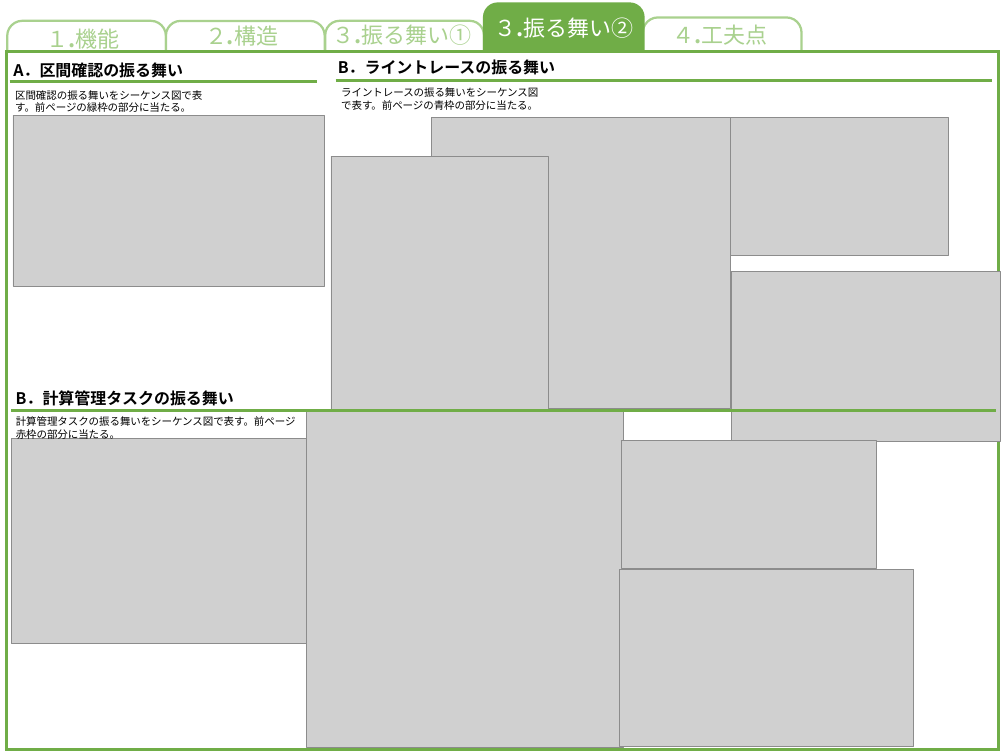
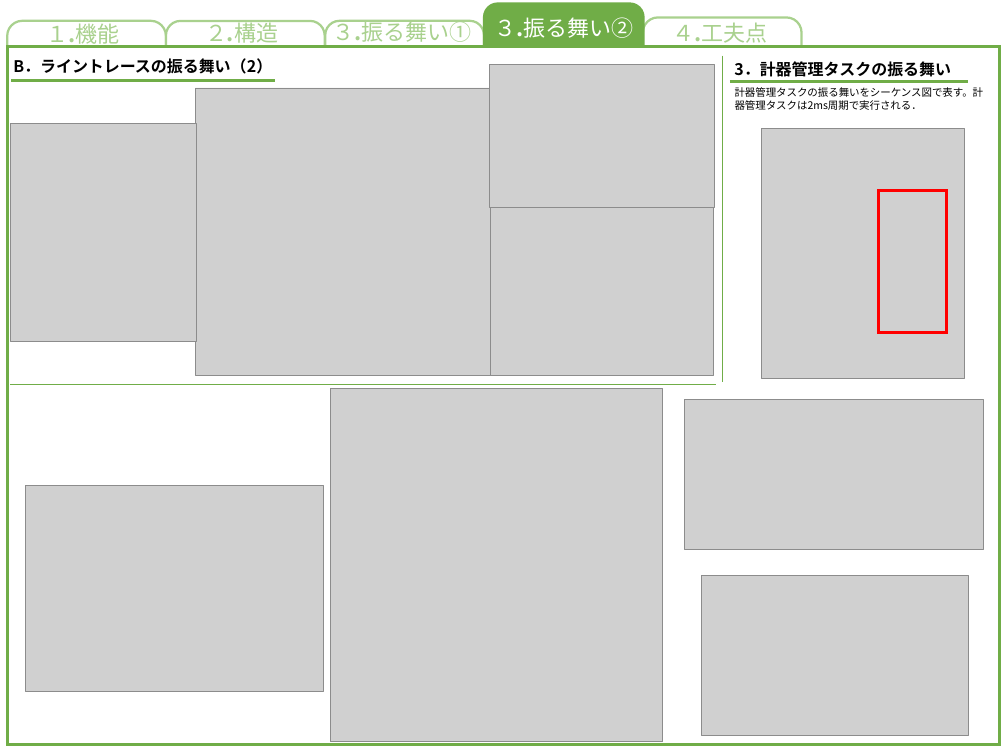
Before and after one commit to akita-lab-2019/model, a slide deck: slide 2 of PowerPoint/振る舞いモデル.pptx. Drawn at 1008x756 pixels with LibreOffice and Linux fonts; fonts in the diff are those of the drawing; grey boxes stand for pictures. Boxes give left, top, right and bottom in pixels: in the first picture for what was removed or moved away, otherwise in the second. Text is boxed around its words. In the diff, an @@ line names an element or a change of style, - is before the commit and + after.

Commit message:
update: 振る舞いモデル

```diff
--- a/PowerPoint/振る舞いモデル.pptx
+++ b/PowerPoint/振る舞いモデル.pptx
@@ text "１.機能": place and size @@
-text "１.機能" at box(47, 28, 120, 53)
+text "１.機能" at box(47, 20, 120, 48)
@@ text "２.構造" rewrapped from box(205, 25, 278, 46) to box(205, 20, 278, 47) @@
@@ rectangle: place and size @@
-rectangle at box(6, 52, 999, 750)
+rectangle at box(7, 47, 999, 744)
@@ text at box(13, 58, 272, 74): text changed @@
-B．ライントレースの振る舞い
+B．ライントレースの振る舞い（2）
@@ line added from (722, 55) to (722, 382), #70AD47 0.5 pt @@
@@ line moved from (9, 81) - (317, 81) to (11, 80) - (275, 80) @@
@@ text removed at box(13, 62, 183, 81) @@
-A．区間確認の振る舞い
@@ picture: place and size @@
-picture at box(431, 117, 731, 409)
+picture at box(195, 88, 490, 375)
@@ line removed from (336, 81) to (991, 81) @@
@@ text removed at box(341, 87, 538, 110) @@
-ライントレースの振る舞いをシーケンス図で表す。前ページの青枠の部分に当たる。
@@ picture: place and size @@
-picture at box(731, 117, 948, 256)
+picture at box(490, 65, 714, 207)
@@ line moved from (12, 410) - (996, 410) to (730, 81) - (968, 81) @@
@@ text at box(734, 61, 951, 77): text changed @@
-B．計算管理タスクの振る舞い
+3．計器管理タスクの振る舞い
@@ text at box(735, 87, 984, 110): text changed @@
-計算管理タスクの振る舞いをシーケンス図で表す。前ページ赤枠の部分に当たる。
+計器管理タスクの振る舞いをシーケンス図で表す。計器管理タスクは2ms周期で実行される．
@@ picture removed at box(13, 115, 324, 286) @@
@@ text removed at box(15, 90, 202, 112) @@
-区間確認の振る舞いをシーケンス図で表す。前ページの緑枠の部分に当たる。
@@ picture: place and size @@
-picture at box(331, 156, 549, 411)
+picture at box(10, 123, 197, 341)
@@ picture added at box(762, 128, 964, 379) @@
@@ picture: place and size @@
-picture at box(732, 271, 1001, 441)
+picture at box(491, 206, 714, 375)
@@ rectangle added at box(879, 191, 947, 333), outline #FF0000 3 pt @@
@@ line added from (716, 384) to (10, 384), #70AD47 0.5 pt @@
@@ picture: place and size @@
-picture at box(307, 411, 623, 747)
+picture at box(330, 389, 663, 742)
@@ picture: place and size @@
-picture at box(621, 441, 876, 569)
+picture at box(685, 400, 984, 550)
@@ picture: place and size @@
-picture at box(12, 438, 310, 644)
+picture at box(25, 486, 323, 692)
@@ picture: place and size @@
-picture at box(619, 569, 914, 747)
+picture at box(702, 575, 968, 736)
```
Also in this commit, not shown: 1 other slide changed, 1 other file.
